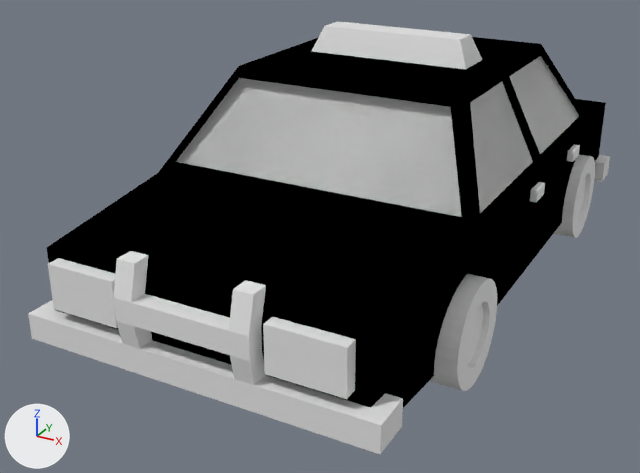
Two versions of the Blender file ProjectFiles/Assets/Models/Vehicles/Police.blend, one commit apart.
Both versions are drawn from a 50 mm camera at (3.76, -8.32, 3.54) aimed at (-0.35, -0.85, -0.19). Lighting does not change. The marker at lower left points along +X, +Y and +Z.

In view in the first picture: 'AlloyLF', 'AlloyLR.001', 'Bumpers', 'Car', 'Headlights', 'TopLights', 'WheelLF', 'WheelLR', 'Windows'.
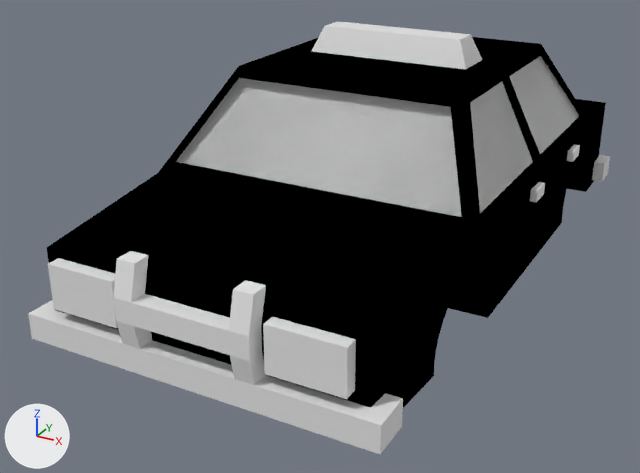
Boxes (x1, y1, x2, y2) around the edits, measured in the pictures (640 x 473 px):
```json
{"object": "WheelLF", "change": "deleted", "before": [429, 274, 497, 391]}
{"object": "WheelLR", "change": "deleted", "before": [553, 155, 595, 238]}
{"object": "AlloyLF", "change": "deleted", "before": [466, 304, 483, 364]}
{"object": "AlloyLR.001", "change": "deleted", "before": [577, 177, 586, 217]}
```

Scene script edits in JSON lines:
```json
{"op": "remove", "block": "ob_alloylf", "code": ["ob_alloylf = bpy.data.objects.new('AlloyLF', me_cylinder_012)", "ob_alloylf.location = (0.0, 0.132, 0.031)", "ob_alloylf.rotation_euler = (0.0, 0.0, 3.142)  # degrees (0, 0, 180)", "ob_alloylf.scale = (-1.16, 1.16, 1.16)"]}
{"op": "remove", "block": "ob_wheellf", "code": ["ob_wheellf = bpy.data.objects.new('WheelLF', me_cylinder_013)", "ob_wheellf.location = (0.0, 0.132, 0.031)", "ob_wheellf.rotation_euler = (0.0, 0.0, 3.142)  # degrees (0, 0, 180)", "ob_wheellf.scale = (-1.16, 1.16, 1.16)"]}
{"op": "remove", "block": "ob_alloylr_001", "code": ["ob_alloylr_001 = bpy.data.objects.new('AlloyLR.001', me_cylinder_014)", "ob_alloylr_001.location = (0.0, 0.132, 0.031)", "ob_alloylr_001.rotation_euler = (0.0, 0.0, 3.142)  # degrees (0, 0, 180)", "ob_alloylr_001.scale = (-1.16, 1.16, 1.16)"]}
{"op": "remove", "block": "ob_wheellr", "code": ["ob_wheellr = bpy.data.objects.new('WheelLR', me_cylinder_015)", "ob_wheellr.location = (0.0, 0.132, 0.031)", "ob_wheellr.rotation_euler = (0.0, 0.0, 3.142)  # degrees (0, 0, 180)", "ob_wheellr.scale = (-1.16, 1.16, 1.16)"]}
```
